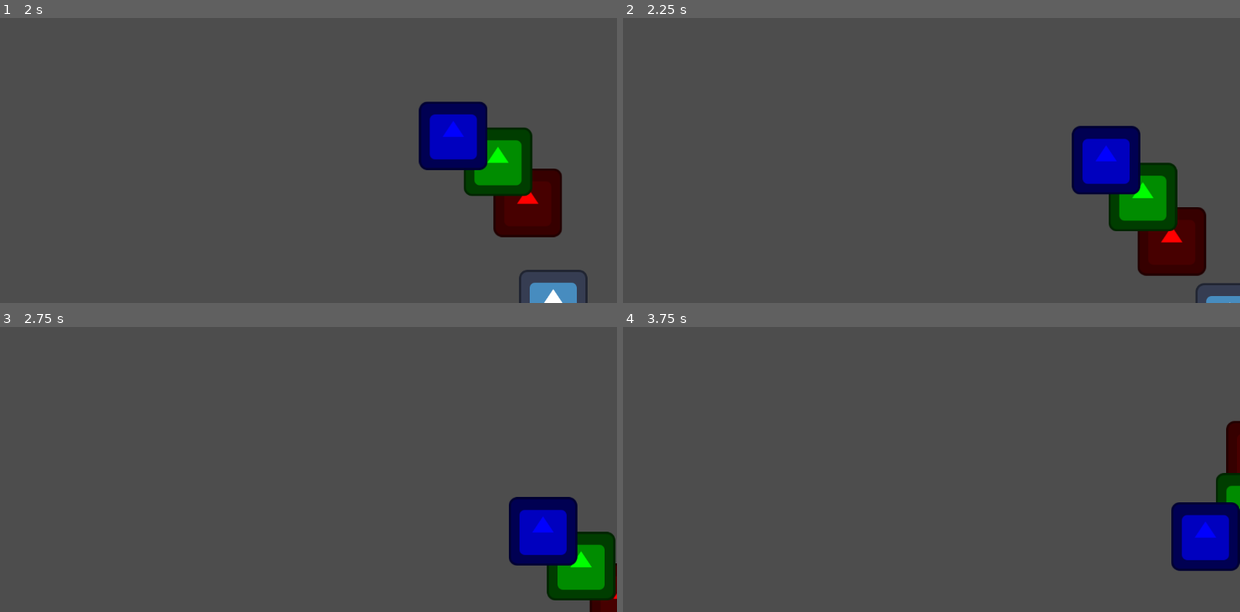
Above: before the commit, frames 1-4 (two rows, left to right).
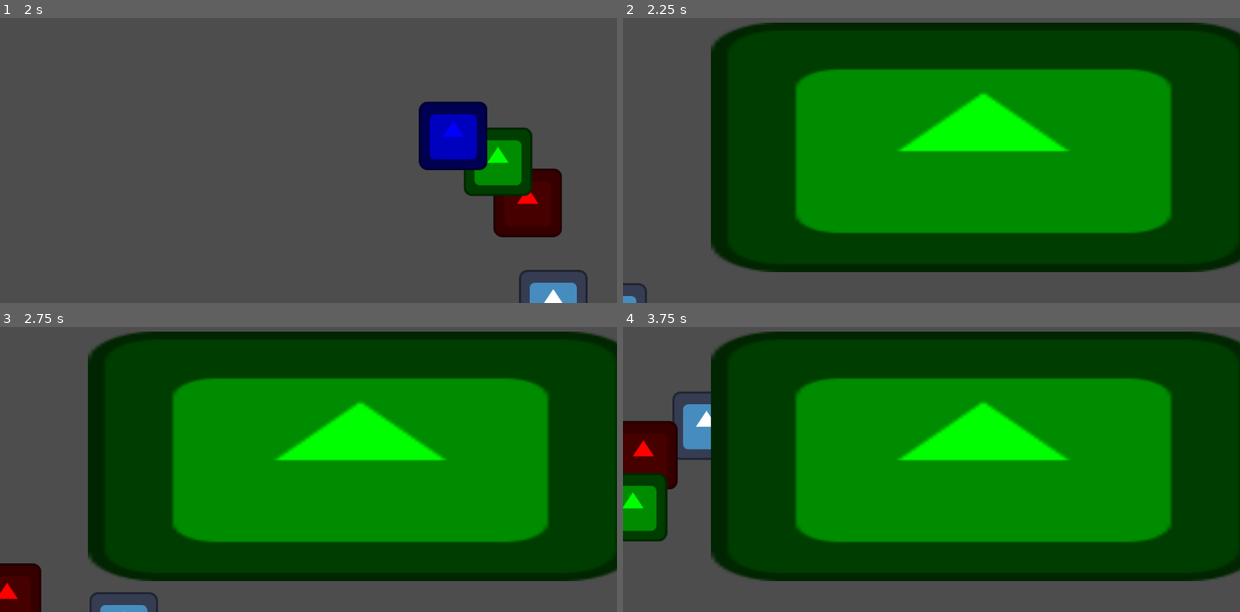
Above: after the commit, the same moments.

Repository: EmmaSchmucker/Chaos-Jam-AM-1
Game: Godot game, scene res://WalkingScenes/IslandFox.tscn
The game is run twice, just before and just after one commit, with the same random seed, the same clock (stepped at 60 frames per second) and the same inputs. The engine's default icon, where the game draws it, is replaced by a stand-in: a white triangle on a blue panel in a dark square.
Inputs:
- Up to frame 1 (2 s): tap Enter at 0.5 s; hold D (right) 0.53-1.28 s; hold S (down) from 1.28 s (still down)
- Up to frame 2 (2.25 s): release S (down) at 2.03 s; hold D (right) from 2.03 s (still down)
- Up to frame 3 (2.75 s): keep holding D (right)
- Up to frame 4 (3.75 s): release D (right) at 2.78 s; hold W (up) 2.78-3.53 s; hold A (left) from 3.53 s (still down)

Frame 1 is identical in both runs. In frame 2, 74% of the frame differs, in the area x 0-100%, y 1-100%; in frame 3, 76%; in frame 4, 78%, in the area x 0-100%, y 1-90%.

Commit message:
The camera scrolls now

Diff:
--- /dev/null
+++ b/the-floating-forest/WalkingScenes/CustomCamera.gd
@@ -0,0 +1,7 @@
+extends Camera2D
+
+func scroll(player_x):
+	if position.x < player_x: # go right
+		position.x += 576 * 2
+	else: # go left
+		position.x -= 576 * 2
--- /dev/null
+++ b/the-floating-forest/WalkingScenes/CustomCamera.tscn
@@ -0,0 +1,6 @@
+[gd_scene load_steps=2 format=3 uid="uid://dulugnlag3nmd"]
+
+[ext_resource type="Script" uid="uid://csdxmj0ksa1o7" path="res://WalkingScenes/CustomCamera.gd" id="1_24dnl"]
+
+[node name="CustomCamera" type="Camera2D"]
+script = ExtResource("1_24dnl")
--- a/the-floating-forest/WalkingScenes/Fox.gd
+++ b/the-floating-forest/WalkingScenes/Fox.gd
@@ -4,6 +4,7 @@
 
 const SPEED = 30000
 @onready var Sprite = $AnimatedSprite2D
+@export var Camera: Camera2D
 
 func _ready() -> void:
 	var party = GlobalVariables.GetParty()
@@ -28,3 +29,7 @@
 	# get_vector() is basically shorthand for 2 get_axis() calls. It gets the direction quick and easy
 	velocity = direction * delta * SPEED
 	move_and_slide()
+
+
+func _on_visible_on_screen_notifier_2d_screen_exited() -> void:
+	Camera.scroll(position.x)
--- a/the-floating-forest/WalkingScenes/Fox.tscn
+++ b/the-floating-forest/WalkingScenes/Fox.tscn
@@ -30,3 +30,7 @@
 
 [node name="AnimatedSprite2D" type="AnimatedSprite2D" parent="."]
 sprite_frames = SubResource("SpriteFrames_wyljk")
+
+[node name="VisibleOnScreenNotifier2D" type="VisibleOnScreenNotifier2D" parent="."]
+
+[connection signal="screen_exited" from="VisibleOnScreenNotifier2D" to="." method="_on_visible_on_screen_notifier_2d_screen_exited"]
--- a/the-floating-forest/WalkingScenes/IslandFox.tscn
+++ b/the-floating-forest/WalkingScenes/IslandFox.tscn
@@ -1,6 +1,8 @@
-[gd_scene load_steps=3 format=3 uid="uid://byqwed8jkemeo"]
+[gd_scene load_steps=5 format=3 uid="uid://byqwed8jkemeo"]
 
+[ext_resource type="Texture2D" uid="uid://ss5g3er57nwa" path="res://icon.svg" id="2_6e6wb"]
 [ext_resource type="PackedScene" uid="uid://dhljbxps2adlj" path="res://WalkingScenes/Fox.tscn" id="2_k7i4b"]
+[ext_resource type="PackedScene" uid="uid://dulugnlag3nmd" path="res://WalkingScenes/CustomCamera.tscn" id="3_k7i4b"]
 
 [sub_resource type="NavigationPolygon" id="NavigationPolygon_t7r8u"]
 vertices = PackedVector2Array(1196.76, 640, -61.8828, 640, -54.1172, 10, 1182.23, 10)
@@ -12,5 +14,21 @@
 [node name="NavigationRegion2D" type="NavigationRegion2D" parent="."]
 navigation_polygon = SubResource("NavigationPolygon_t7r8u")
 
-[node name="Fox" parent="." instance=ExtResource("2_k7i4b")]
+[node name="Fox" parent="." node_paths=PackedStringArray("Camera") instance=ExtResource("2_k7i4b")]
 position = Vector2(658, 300)
+Camera = NodePath("../CustomCamera")
+
+[node name="Icon" type="Sprite2D" parent="."]
+modulate = Color(0, 1, 0, 1)
+position = Vector2(1825, 357)
+scale = Vector2(7.96, 3.64)
+texture = ExtResource("2_6e6wb")
+
+[node name="Icon2" type="Sprite2D" parent="."]
+modulate = Color(0, 1, 0, 1)
+position = Vector2(-772, 357)
+scale = Vector2(7.96, 3.64)
+texture = ExtResource("2_6e6wb")
+
+[node name="CustomCamera" parent="." instance=ExtResource("3_k7i4b")]
+position = Vector2(576, 324)
Not shown, added: the-floating-forest/WalkingScenes/CustomCamera.gd.uid
